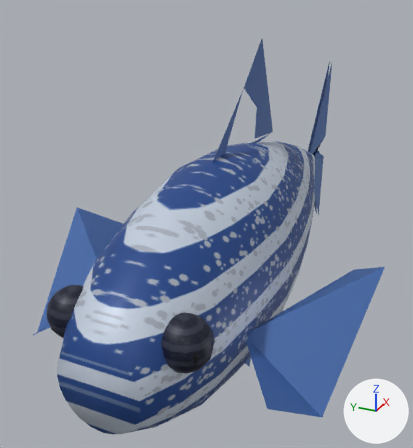
A saved change to the glTF model public/models/zebra-danio-wild.glb.
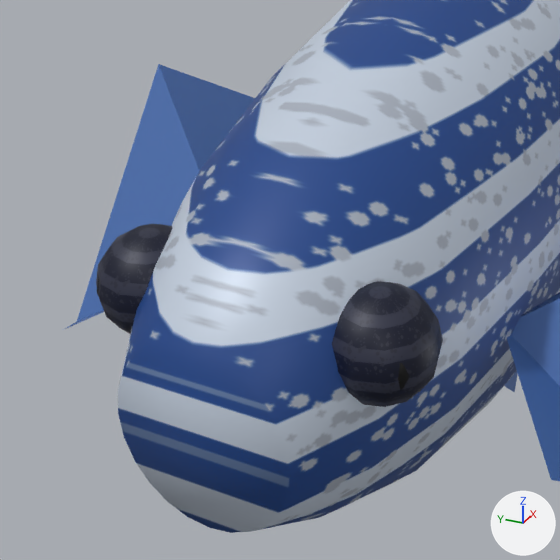
Each version appears first whole from a 50 mm camera at (-2.347, -0.927, 1.264) aimed at (0.267, 0.249, -0.042), and next in a close-up on the part from 0% to 66% of the width and 39% to 100% of the height. The axes (+X, +Y, +Z) are drawn at lower right. The lights are the same throughout. The last two pictures show the newer version. Vertices at exactly the same position are counted once.

Objects in the first close-up: 'zebra_danio'.
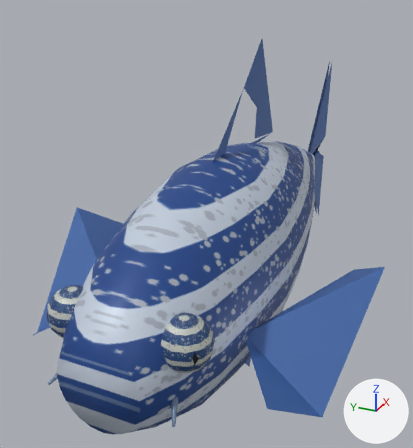
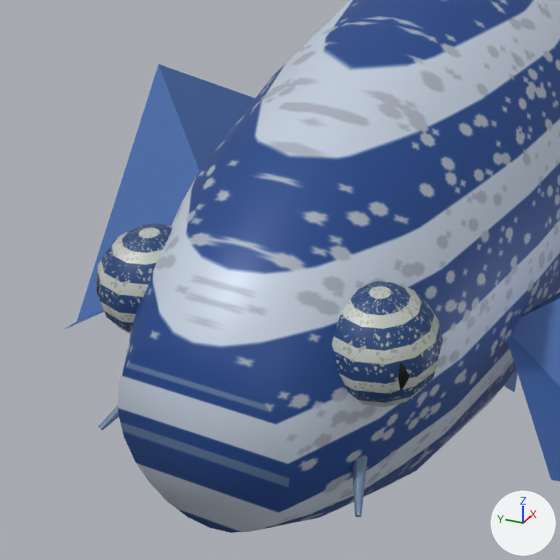
Pixel boxes (x1, y1, x2, y2) of what changed, in the close-ups (560 x 560 px):
part 1 of me_fish, added (blue)
    after: (352, 455, 368, 517)
part 2 of me_fish, added
    after: (98, 405, 119, 430)
part 3 of me_fish, recoloured (lighter)
    both: (96, 224, 443, 407)

The change in detail:
me_fish is used by ob_zebra_danio; location (0.0, 0.0, 0.0).
me_fish had 584 vertices, 1089 faces and spanned x -1.15..1.95, y -0.75..0.75, z -0.95..0.95.
me_fish now has 630 vertices, 1169 faces and spans x -1.15..1.95, y -0.75..0.75, z -0.95..0.95.
me_fish part 1: a new loose piece of 14 vertices spanning x -1.1..-0.94, y -0.25..-0.16, z -0.1..0.0, in mat_fish_material.
me_fish part 2: a new loose piece of 14 vertices spanning x -1.1..-0.94, y 0.16..0.25, z -0.1..0.0, in mat_fish_material.
me_fish part 3: 336 kept faces spanning x -1.05..-0.85, y -0.32..0.32, z 0.02..0.22 get new vertex colours; the middle colour goes from greyish blue #3f3f50 to pale yellow #f9f3da.
Other edits to the shape of me_fish do not show in these pictures.
